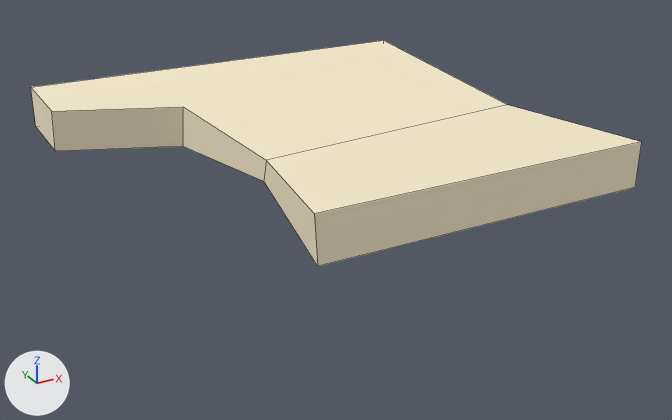
Before and after pictures for a commit that changed the FBX model Assets/Imported Assets/B&J Studio/Models/Destroy_Plate_7.fbx.
Both versions are drawn from a camera (50 mm lens) standing at (-3.08, -5.31, 2.2) and looking at (-0.24, -0.15, -0.38). The lights are fixed; the arrows at lower left show +X, +Y and +Z. The picture after the commit comes second. Mesh edges are drawn as thin lines. Where no turn or scale is listed for an object, it has been applied to the vertices.

Names of what the first picture shows: 'Destroy_Plate_7'.
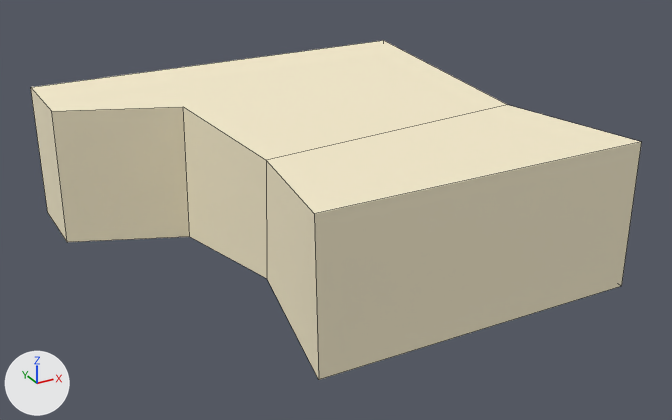
Where the newer file only moved an object's origin or applied its transform, the numbers keep the older frame.

Pixel boxes [x1, y1, x2, y2] of what changed, in the pictures (672 x 420 px; the box of a moved part takes in the faces that stretch with it):
'Destroy_Plate_7', reshaped (50% taller): before [31, 40, 642, 266]; after [31, 40, 642, 380]
part 1 of me_destroy_plate_7, moved or reshaped: before [34, 107, 636, 266]; after [34, 107, 636, 380]

The change, as a list of edits to the scene's bpy script:
```text
Change me_destroy_plate_7:
    used by ob_destroy_plate_7; location = (0.0, 0.0, 0.0)
    before: 0 (-1.06, 0.57, 0.0) at pixel (183, 146), 1 (1.14, -1.5, 0.0) at pixel (635, 187), 2 (-1.86, 1.5, 0.0) at pixel (35, 126), 3 (1.14, 1.5, 0.0), 5 (-1.86, 0.9, 0.0) at pixel (55, 151)
    before: 10 (-1.09, -1.5, 0.0) at pixel (317, 266), 14 (-0.84, -0.29, 0.0) at pixel (263, 181)
    remove me_destroy_plate_7.from_pydata(...)  # 15 vertices, 10 faces; spans x -1.86..1.14, y -1.5..1.5, z 0.0..0.3
    add me_destroy_plate_7.from_pydata(...)  # 15 vertices, 10 faces; spans x -1.86..1.14, y -1.5..1.5, z -0.69..0.3
    me_destroy_plate_7 part 1
    add for i in [*range(0, 4), 5, 10, 14]: me_destroy_plate_7.vertices[i].co += Vector((0.0, 0.0, -0.69))
```
